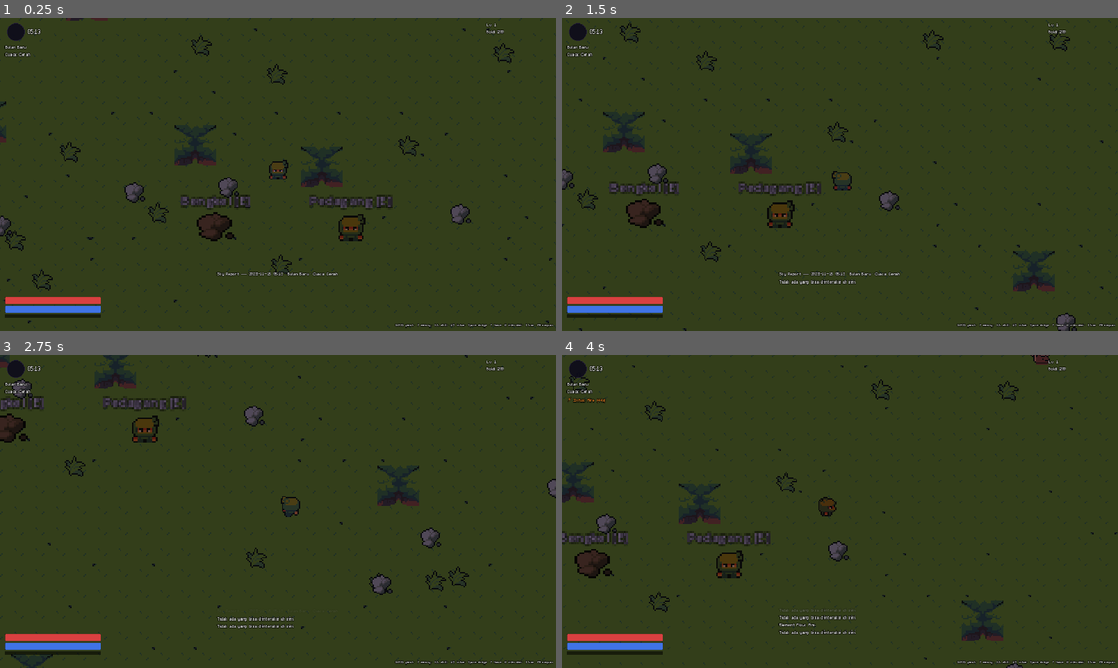
Above: before the commit, frames 1-4 (two rows, left to right).
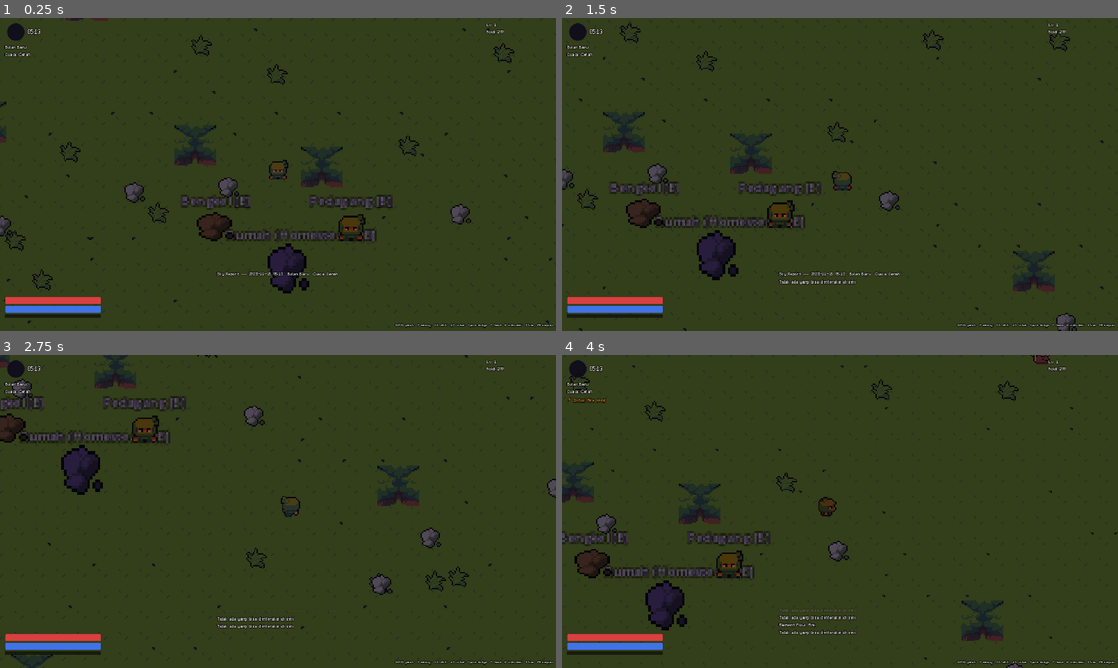
Above: after the commit, the same moments.

Repository: lifkieh/Aetherion
Game: Godot game, scene res://scenes/Main.tscn
Same seed, same stepped clock (60 frames per second), same inputs: the game is played once before the commit and once after it.
Inputs:
- Up to frame 1 (0.25 s): no input
- Up to frame 2 (1.5 s): tap Enter at 0.5 s; hold D (move_right) 0.53-1.28 s; tap Space (dodge) at 0.6 s; tap E (interact) at 0.8, 1.35 s; hold S (move_down) from 1.28 s (still down)
- Up to frame 3 (2.75 s): tap Space (dodge) at 1.55 s; release S (move_down) at 2.03 s; hold D (move_right) from 2.03 s (still down); tap J (attack) at 2.1 s; tap E (interact) at 2.3 s
- Up to frame 4 (4 s): release D (move_right) at 2.78 s; hold W (move_up) 2.78-3.53 s; tap Space (dodge) at 2.85 s; hold A (move_left) from 3.53 s (still down); tap 1 (infuse_fire) at 3.6 s; tap E (interact) at 3.8 s

The runs differ from the first frame. In frame 1, 1.3% of the frame differs, in the area x 40-68%, y 67-88%; in frame 2, 1.4%; in frame 3, 1.4%; in frame 4, 1.4%, in the area x 7-35%, y 67-88%.

Commit message:
M6 Homestead: separate instance, 4 plots, real-time offline crop growth, plant/harvest, portals; 42/42 tests
Co-Authored-By: Claude Opus 4.8 (1M context) <noreply@anthropic.com>

Diff:
--- a/game/scenes/Main.gd
+++ b/game/scenes/Main.gd
@@ -296,6 +296,10 @@
 	add_child(shop)
 	shop.setup("shop")
 	shop.global_position = center + Vector2(56, 40)
+	var portal := preload("res://scenes/homestead/Portal.tscn").instantiate()
+	add_child(portal)
+	portal.setup("res://scenes/homestead/Homestead.tscn", "Rumah (Homestead) [E]")
+	portal.global_position = center + Vector2(8, 72)
 
 func _add_gather_node(holder: Node2D, kind: String, pos: Vector2) -> void:
 	var node := preload("res://scenes/world/GatherNode.tscn").instantiate()
--- /dev/null
+++ b/game/scenes/homestead/Homestead.gd
@@ -0,0 +1,115 @@
+extends Node2D
+## Homestead (M6) — private instance: 4 plots, real-time crop growth, portal back.
+
+const TILE := 16
+const MAP_W := 28
+const MAP_H := 20
+const GRASS := Vector2i(1, 7)
+
+var canvas_mod: CanvasModulate
+var player: Player
+
+func _ready() -> void:
+	_ensure_plots()
+	_build_ground()
+	_build_boundaries()
+	_build_sky()
+	_build_plots()
+	_build_portal()
+	_spawn_player()
+	_add_ui()
+	Audio.play_music("26 - Lost Village.ogg")
+	EventBus.toast.emit("Homestead — tanaman tumbuh dengan waktu nyata (termasuk offline).")
+	if OS.get_environment("AETHER_HOME") == "1":
+		_demo()
+
+var _shot_at := -1.0
+
+func _demo() -> void:
+	# Plant plots at different real-time offsets to show growth stages + a ready crop.
+	PlayerData.homestead_plots = [
+		{"crop_id": "mintleaf", "planted_at_unix": GameClock.unix_now() - 700},   # ready (grow 600)
+		{"crop_id": "mintleaf", "planted_at_unix": GameClock.unix_now() - 300},   # ~half
+		{"crop_id": "sunbud", "planted_at_unix": GameClock.unix_now() - 200},     # early
+		{},                                                                        # empty
+	]
+	PlayerData.add_item("seed_sunbud", 3)
+	_shot_at = 1.4
+
+func _process(delta: float) -> void:
+	if canvas_mod:
+		canvas_mod.color = GameClock.ambient_color()
+	if _shot_at > 0.0:
+		_shot_at -= delta
+		if _shot_at <= 0.0:
+			if DisplayServer.get_name() != "headless":
+				var img := get_viewport().get_texture().get_image()
+				if img:
+					img.save_png("user://shot.png")
+			get_tree().quit()
+
+func _ensure_plots() -> void:
+	while PlayerData.homestead_plots.size() < 4:
+		PlayerData.homestead_plots.append({})
+
+func _build_ground() -> void:
+	var ts := TileSet.new()
+	ts.tile_size = Vector2i(TILE, TILE)
+	var src := TileSetAtlasSource.new()
+	src.texture = load("res://assets/game/tiles/field.png")
+	src.texture_region_size = Vector2i(TILE, TILE)
+	src.create_tile(GRASS)
+	ts.add_source(src, 0)
+	var layer := TileMapLayer.new()
+	layer.tile_set = ts
+	add_child(layer)
+	for y in range(MAP_H):
+		for x in range(MAP_W):
+			layer.set_cell(Vector2i(x, y), 0, GRASS)
+
+func _build_boundaries() -> void:
+	var walls := StaticBody2D.new()
+	walls.collision_layer = 4
+	walls.collision_mask = 0
+	add_child(walls)
+	var w := MAP_W * TILE
+	var h := MAP_H * TILE
+	for rc in [Rect2(-16, -16, w + 32, 16), Rect2(-16, h, w + 32, 16), Rect2(-16, 0, 16, h), Rect2(w, 0, 16, h)]:
+		var cs := CollisionShape2D.new()
+		var shape := RectangleShape2D.new()
+		shape.size = rc.size
+		cs.shape = shape
+		cs.position = rc.position + rc.size / 2
+		walls.add_child(cs)
+
+func _build_sky() -> void:
+	canvas_mod = CanvasModulate.new()
+	canvas_mod.color = GameClock.ambient_color()
+	add_child(canvas_mod)
+
+func _build_plots() -> void:
+	var holder := Node2D.new()
+	holder.y_sort_enabled = true
+	add_child(holder)
+	var start := Vector2(MAP_W * TILE * 0.5 - 60, MAP_H * TILE * 0.5)
+	for i in range(4):
+		var plot := preload("res://scenes/homestead/PlotNode.tscn").instantiate()
+		holder.add_child(plot)
+		plot.global_position = start + Vector2(i * 40, 0)
+		plot.setup(i)
+
+func _build_portal() -> void:
+	var portal := preload("res://scenes/homestead/Portal.tscn").instantiate()
+	add_child(portal)
+	portal.setup("res://scenes/Main.tscn", "Kembali ke Greenvale [E]")
+	portal.global_position = Vector2(MAP_W * TILE * 0.5, MAP_H * TILE - 40)
+
+func _spawn_player() -> void:
+	player = preload("res://scenes/actors/Player.tscn").instantiate()
+	player.global_position = Vector2(MAP_W * TILE * 0.5, MAP_H * TILE - 64)
+	add_child(player)
+
+func _add_ui() -> void:
+	add_child(preload("res://scenes/ui/HUD.tscn").instantiate())
+	add_child(preload("res://scenes/ui/MenuUI.tscn").instantiate())
+	add_child(preload("res://scenes/systems/WorldController.tscn").instantiate())
--- /dev/null
+++ b/game/scenes/homestead/Homestead.tscn
@@ -0,0 +1,7 @@
+[gd_scene load_steps=2 format=3]
+
+[ext_resource type="Script" path="res://scenes/homestead/Homestead.gd" id="1"]
+
+[node name="Homestead" type="Node2D"]
+y_sort_enabled = true
+script = ExtResource("1")
--- /dev/null
+++ b/game/scenes/homestead/PlotNode.gd
@@ -0,0 +1,87 @@
+extends Node2D
+## Homestead plot (M6). Plant a seed -> grows in real WIB time (offline too) ->
+## harvest. State persists in PlayerData.homestead_plots[index].
+
+var index := 0
+@onready var soil: ColorRect = $Soil
+@onready var plant: Sprite2D = $Plant
+@onready var label: Label = $Label
+
+func setup(i: int) -> void:
+	index = i
+
+func _ready() -> void:
+	add_to_group("interactable")
+	add_to_group("plots")
+	plant.texture = load("res://assets/game/sprites/props/grass.png")
+	plant.offset = Vector2(0, -6)
+	_refresh()
+
+func _process(_delta: float) -> void:
+	if Engine.get_process_frames() % 20 == 0:
+		_refresh()
+
+func _plot() -> Dictionary:
+	if index < PlayerData.homestead_plots.size():
+		return PlayerData.homestead_plots[index]
+	return {}
+
+func _refresh() -> void:
+	var p := _plot()
+	if p.is_empty() or not p.has("crop_id"):
+		plant.visible = false
+		label.text = "Tanam [E]"
+		return
+	var st := HomesteadSystem.plot_status(p)
+	plant.visible = true
+	var crop: Dictionary = st.get("crop", {})
+	var frac := float(st.stage) / float(max(1, st.stages))
+	plant.scale = Vector2(0.5 + frac * 1.1, 0.5 + frac * 1.1)
+	plant.modulate = Color(0.55, 0.8, 0.45).lerp(Color(0.5, 1.0, 0.4), frac)
+	if st.ready:
+		plant.modulate = Color(1.0, 0.95, 0.4)
+		label.text = "Panen %s [E]" % crop.get("name", "")
+	else:
+		label.text = "%s %d/%d" % [crop.get("name", ""), st.stage, st.stages]
+
+func interact() -> void:
+	var p := _plot()
+	if p.is_empty() or not p.has("crop_id"):
+		_plant()
+	else:
+		var st := HomesteadSystem.plot_status(p)
+		if st.ready:
+			_harvest(st)
+		else:
+			EventBus.toast.emit("Masih tumbuh: %d/%d" % [st.stage, st.stages])
+
+func _plant() -> void:
+	# prefer mintleaf seed, else sunbud
+	var seed_id := ""
+	var crop_id := ""
+	for pair in [["seed_mintleaf", "mintleaf"], ["seed_sunbud", "sunbud"]]:
+		if PlayerData.item_count(pair[0]) > 0:
+			seed_id = pair[0]; crop_id = pair[1]; break
+	if seed_id == "":
+		EventBus.toast.emit("Tidak punya benih. Beli di toko!")
+		return
+	PlayerData.remove_item(seed_id, 1)
+	while PlayerData.homestead_plots.size() <= index:
+		PlayerData.homestead_plots.append({})
+	PlayerData.homestead_plots[index] = {"crop_id": crop_id, "planted_at_unix": GameClock.unix_now()}
+	EventBus.crop_planted.emit(index, crop_id)
+	EventBus.toast.emit("Menanam %s" % Db.crop(crop_id).get("name", crop_id))
+	Audio.play_sfx("dodge")
+	_refresh()
+
+func _harvest(st: Dictionary) -> void:
+	var p := _plot()
+	var crop: Dictionary = Db.crop(p.get("crop_id", ""))
+	var qty := randi_range(int(crop.get("yield_min", 1)), int(crop.get("yield_max", 2)))
+	var product: String = crop.get("product", "")
+	PlayerData.add_item(product, qty)
+	EventBus.crop_harvested.emit(index, p.get("crop_id", ""), qty)
+	EventBus.toast.emit("Panen %s x%d!" % [Db.item_name(product), qty])
+	Audio.play_sfx("success")
+	PlayerData.homestead_plots[index] = {}
+	_refresh()
--- /dev/null
+++ b/game/scenes/homestead/PlotNode.tscn
@@ -0,0 +1,29 @@
+[gd_scene load_steps=2 format=3]
+
+[ext_resource type="Script" path="res://scenes/homestead/PlotNode.gd" id="1"]
+
+[node name="PlotNode" type="Node2D"]
+y_sort_enabled = true
+script = ExtResource("1")
+
+[node name="Soil" type="ColorRect" parent="."]
+offset_left = -12.0
+offset_top = -8.0
+offset_right = 12.0
+offset_bottom = 10.0
+color = Color(0.34, 0.22, 0.14, 1)
+
+[node name="Plant" type="Sprite2D" parent="."]
+texture_filter = 1
+visible = false
+
+[node name="Label" type="Label" parent="."]
+offset_left = -40.0
+offset_top = -30.0
+offset_right = 40.0
+offset_bottom = -16.0
+theme_override_font_sizes/font_size = 10
+theme_override_constants/outline_size = 3
+theme_override_colors/font_outline_color = Color(0, 0, 0, 1)
+text = "Tanam [E]"
+horizontal_alignment = 1
--- /dev/null
+++ b/game/scenes/homestead/Portal.gd
@@ -0,0 +1,25 @@
+extends Node2D
+## Portal (M6) — travel between Greenvale and the Homestead instance.
+
+@export var target_scene := "res://scenes/homestead/Homestead.tscn"
+var label_text := "Rumah [E]"
+
+@onready var sprite: Sprite2D = $Sprite
+@onready var label: Label = $Label
+
+func setup(target: String, text: String) -> void:
+	target_scene = target
+	label_text = text
+	if is_inside_tree():
+		label.text = label_text
+
+func _ready() -> void:
+	add_to_group("interactable")
+	label.text = label_text
+	sprite.texture = load("res://assets/game/sprites/props/rock.png")
+	sprite.scale = Vector2(2.0, 2.4)
+	sprite.modulate = Color(0.5, 0.4, 0.7)
+
+func interact() -> void:
+	get_tree().paused = false
+	get_tree().change_scene_to_file(target_scene)
--- /dev/null
+++ b/game/scenes/homestead/Portal.tscn
@@ -0,0 +1,21 @@
+[gd_scene load_steps=2 format=3]
+
+[ext_resource type="Script" path="res://scenes/homestead/Portal.gd" id="1"]
+
+[node name="Portal" type="Node2D"]
+y_sort_enabled = true
+script = ExtResource("1")
+
+[node name="Sprite" type="Sprite2D" parent="."]
+texture_filter = 1
+
+[node name="Label" type="Label" parent="."]
+offset_left = -48.0
+offset_top = -34.0
+offset_right = 48.0
+offset_bottom = -18.0
+theme_override_font_sizes/font_size = 10
+theme_override_constants/outline_size = 3
+theme_override_colors/font_outline_color = Color(0, 0, 0, 1)
+text = "[E]"
+horizontal_alignment = 1
--- a/game/tests/TestRunner.gd
+++ b/game/tests/TestRunner.gd
@@ -143,6 +143,12 @@
 	check("half-grown < ready", half < stages)
 	check("fully grown at elapsed>=grow", done >= stages)
 	check("ready detection", HomesteadSystem.is_ready(grow + 1, grow, stages))
+	# offline growth via plot_status (time-delta based)
+	var ready_plot := {"crop_id": "mintleaf", "planted_at_unix": GameClock.unix_now() - (grow + 5)}
+	var st := HomesteadSystem.plot_status(ready_plot)
+	check("backdated plot is ready", st.ready and st.stage == st.stages)
+	var young := {"crop_id": "mintleaf", "planted_at_unix": GameClock.unix_now() - int(grow / 4)}
+	check("young plot not ready", not HomesteadSystem.plot_status(young).ready)
 
 func _test_economy() -> void:
 	print("[Economy]")
Not shown, changed: STATUS.md
Not shown, added: reports/m6_home.png
